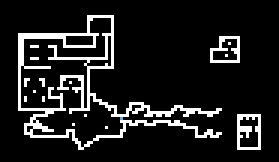
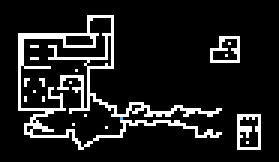
Revision of a layered 279 x 162 image; what changed, layer by layer:
painted on "parede" (3rd of 3, in "MAPA PRINCIPAL") over [75, 36, 249, 144]
